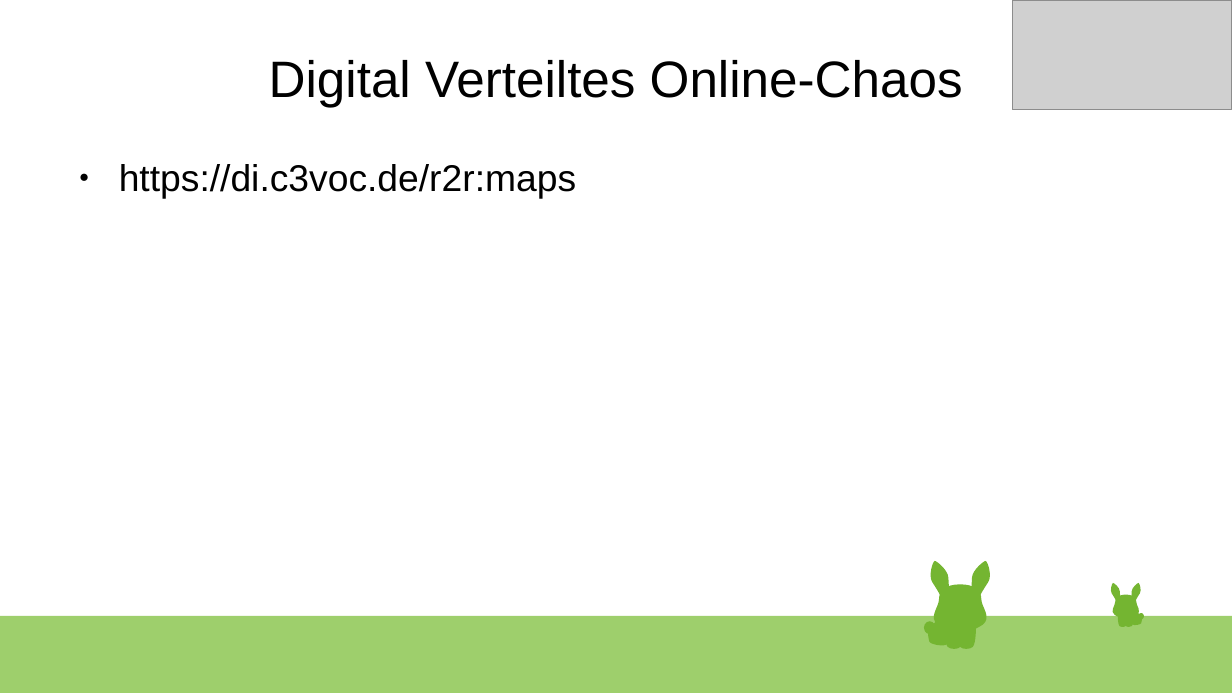
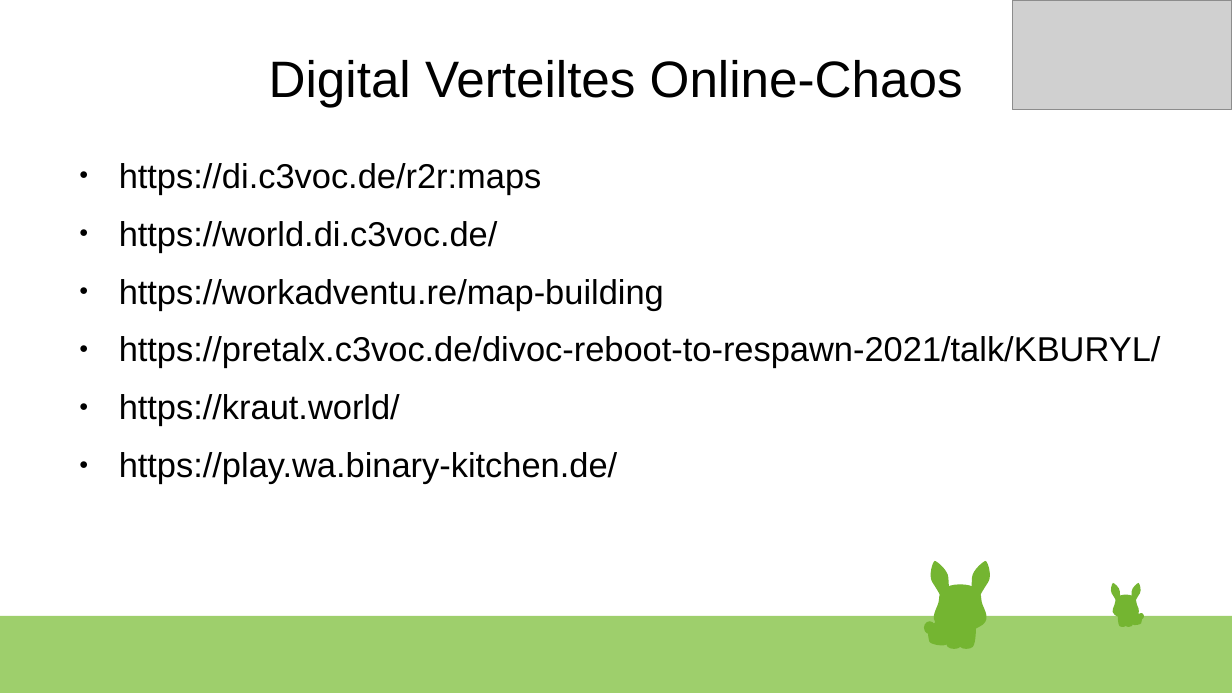
Before and after one commit to c3e/diVOCWorkadventure, a slide deck: slide 17 of assets/WorkAdventure.odp. Drawn at 1232x693 pixels with LibreOffice and Linux fonts; fonts in the diff are those of the drawing; grey boxes stand for pictures. Boxes give left, top, right and bottom in pixels: in the first picture for what was removed or moved away, otherwise in the second. Text is boxed around its words. In the diff, an @@ line names an element or a change of style, - is before the commit and + after.

Commit message:
Präsi Update Divoc

```diff
--- a/assets/WorkAdventure.odp
+++ b/assets/WorkAdventure.odp
@@ text removed at box(119, 164, 576, 199) @@
-● https://di.c3voc.de/r2r:maps
@@ text added at box(119, 163, 1161, 483), 22.2 pt, text #000000 @@
+● https://di.c3voc.de/r2r:maps
+● https://world.di.c3voc.de/
+● https://workadventu.re/map-building
+● https://pretalx.c3voc.de/divoc-reboot-to-respawn-2021/talk/KBURYL/
+● https://kraut.world/
+● https://play.wa.binary-kitchen.de/
```
Also in this commit, not shown: 4 other slides changed, 1 other file.
